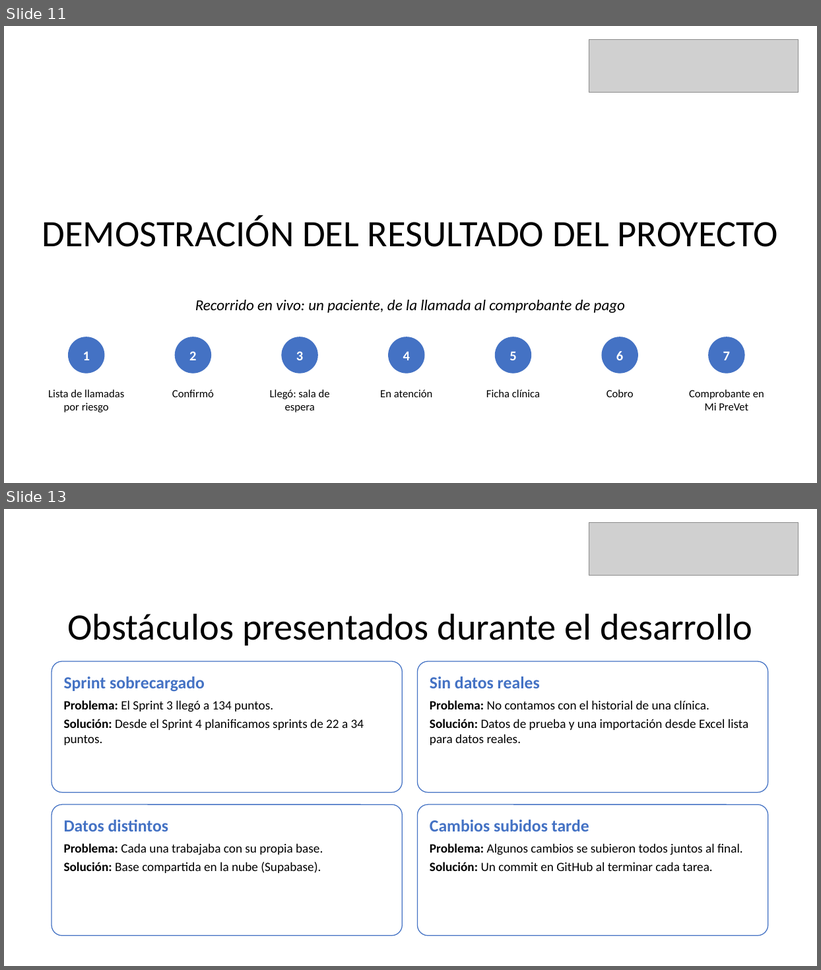
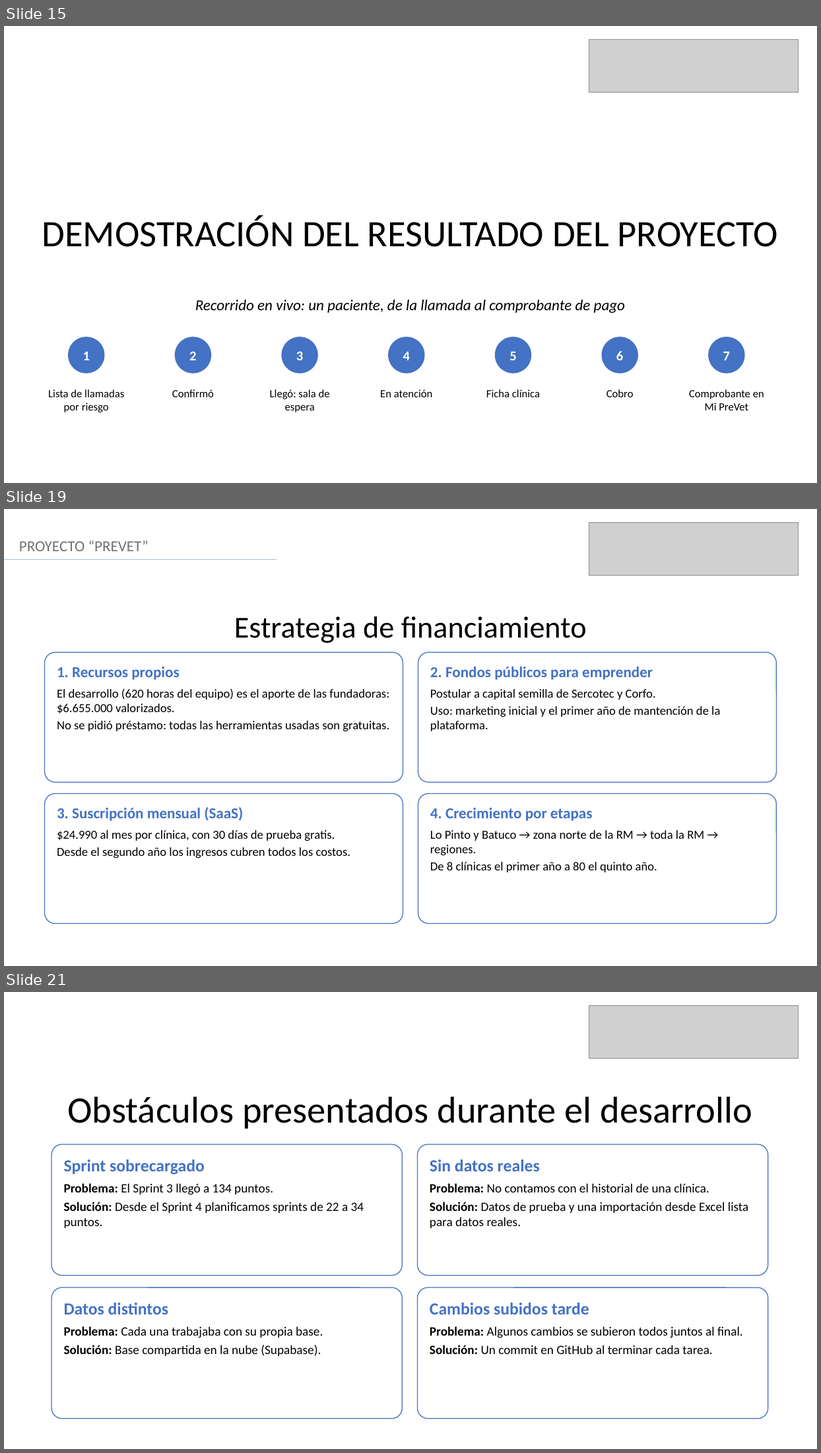
Before and after one commit to KatUci/PreVet, a slide deck: Fase 3/Evidencias Grupales/Presentación Final del proyecto (Español).pptx. Shown one above the other, each under a label of ours: slides 11 and 13 before the commit, slides 15, 19 and 21 after it; the slides between them are not shown. The pictures are 821x970 and 821x1453 pixels, drawn with LibreOffice and Linux fonts; fonts in the diff are those of the drawing; grey boxes stand for pictures. Boxes give left, top, right and bottom in pixels: in the first picture for what was removed or moved away, otherwise in the second. Text is boxed around its words. In the diff, an @@ line names an element or a change of style, - is before the commit and + after.

```diff
--- a/Fase 3/Evidencias Grupales/Presentación Final del proyecto (Español).pptx
+++ b/Fase 3/Evidencias Grupales/Presentación Final del proyecto (Español).pptx
@@ slide 19 added at [4, 509, 817, 966], background #FFFFFF @@
@@ picture added at [589, 523, 799, 576] @@
@@ text added at [19, 540, 149, 551], 18 pt, text #767171 @@
+PROYECTO “PREVET”
@@ line added from (4, 560) to (277, 560), #ABC0E4 1.25 pt @@
@@ text added at [234, 617, 587, 643], 36 pt, text #000000 @@
+Estrategia de financiamiento
@@ rounded rectangle added at [45, 652, 403, 782], fill #FFFFFF, outline #4472C4 1 pt, 14.5 pt, text #000000 @@
+1. Recursos propios
+El desarrollo (620 horas del equipo) es el aporte de las fundadoras: $6.655.000 valorizados.
+No se pidió préstamo: todas las herramientas usadas son gratuitas.
@@ rounded rectangle added at [418, 652, 777, 782], fill #FFFFFF, outline #4472C4 1 pt, 14.5 pt, text #000000 @@
+2. Fondos públicos para emprender
+Postular a capital semilla de Sercotec y Corfo.
+Uso: marketing inicial y el primer año de mantención de la plataforma.
@@ rounded rectangle added at [45, 794, 403, 923], fill #FFFFFF, outline #4472C4 1 pt, 14.5 pt, text #000000 @@
+3. Suscripción mensual (SaaS)
+$24.990 al mes por clínica, con 30 días de prueba gratis.
+Desde el segundo año los ingresos cubren todos los costos.
@@ rounded rectangle added at [418, 794, 777, 923], fill #FFFFFF, outline #4472C4 1 pt, 14.5 pt, text #000000 @@
+4. Crecimiento por etapas
+Lo Pinto y Batuco → zona norte de la RM → toda la RM → regiones.
+De 8 clínicas el primer año a 80 el quinto año.
@@ what was slide 11 is now slide 15 @@
@@ what was slide 13 is now slide 21 @@
```
Also in this commit, not shown: 2 slides changed, 7 other slides added, 1 other file.
